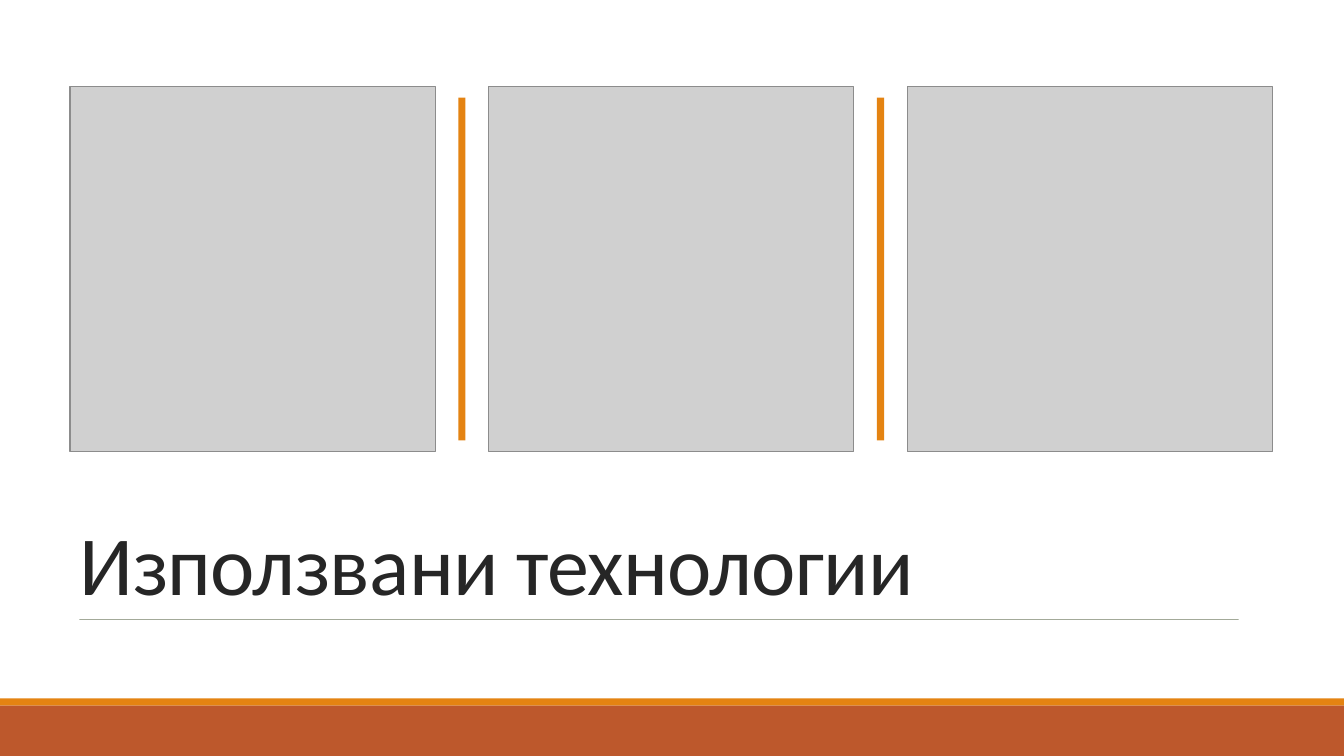
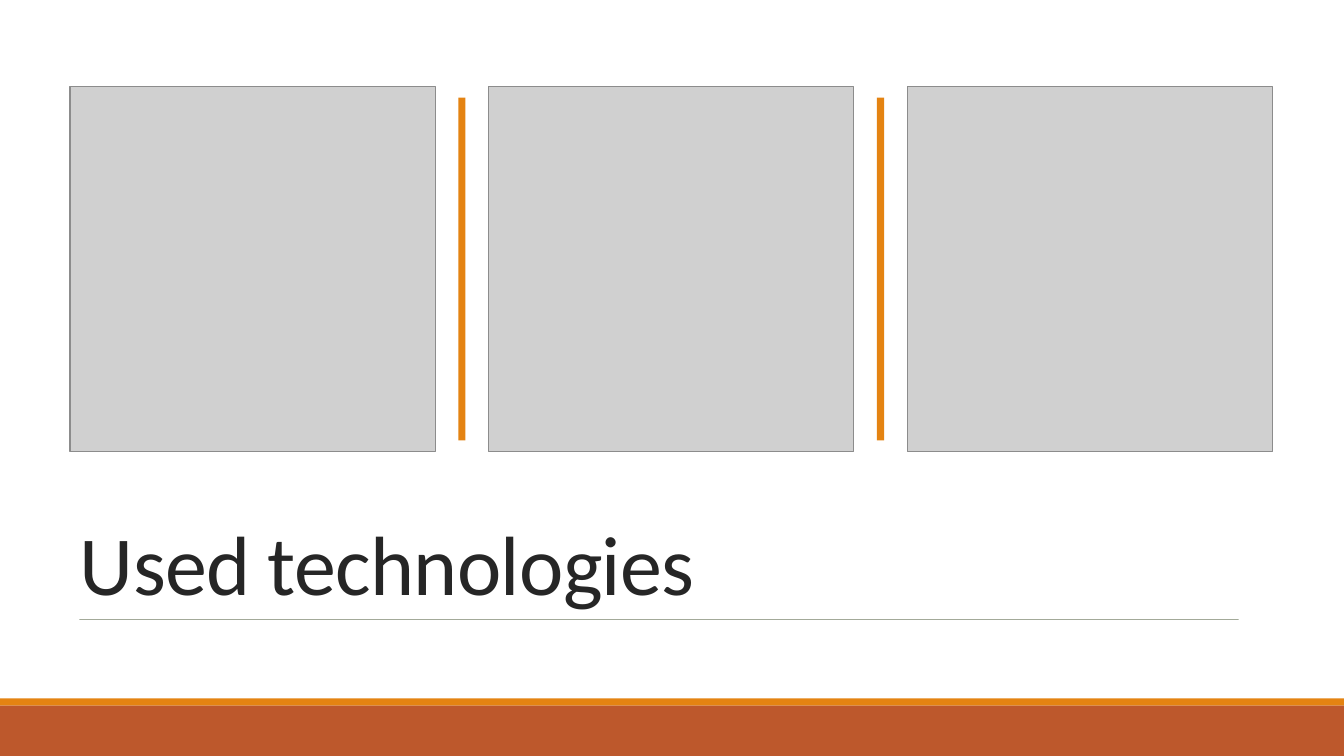
Before and after one commit to INMihaylov19/Dos, a slide deck: slide 5 of Documents/Presentation.pptx. Drawn at 1344x756 pixels with LibreOffice and Linux fonts; fonts in the diff are those of the drawing; grey boxes stand for pictures. Boxes give left, top, right and bottom in pixels: in the first picture for what was removed or moved away, otherwise in the second. Text is boxed around its words. In the diff, an @@ line names an element or a change of style, - is before the commit and + after.

```diff
--- a/Documents/Presentation.pptx
+++ b/Documents/Presentation.pptx
@@ title at (80,536,694,610): text changed @@
-Използвани технологии
+Used technologies
```
Also in this commit, not shown: 5 other slides changed.
